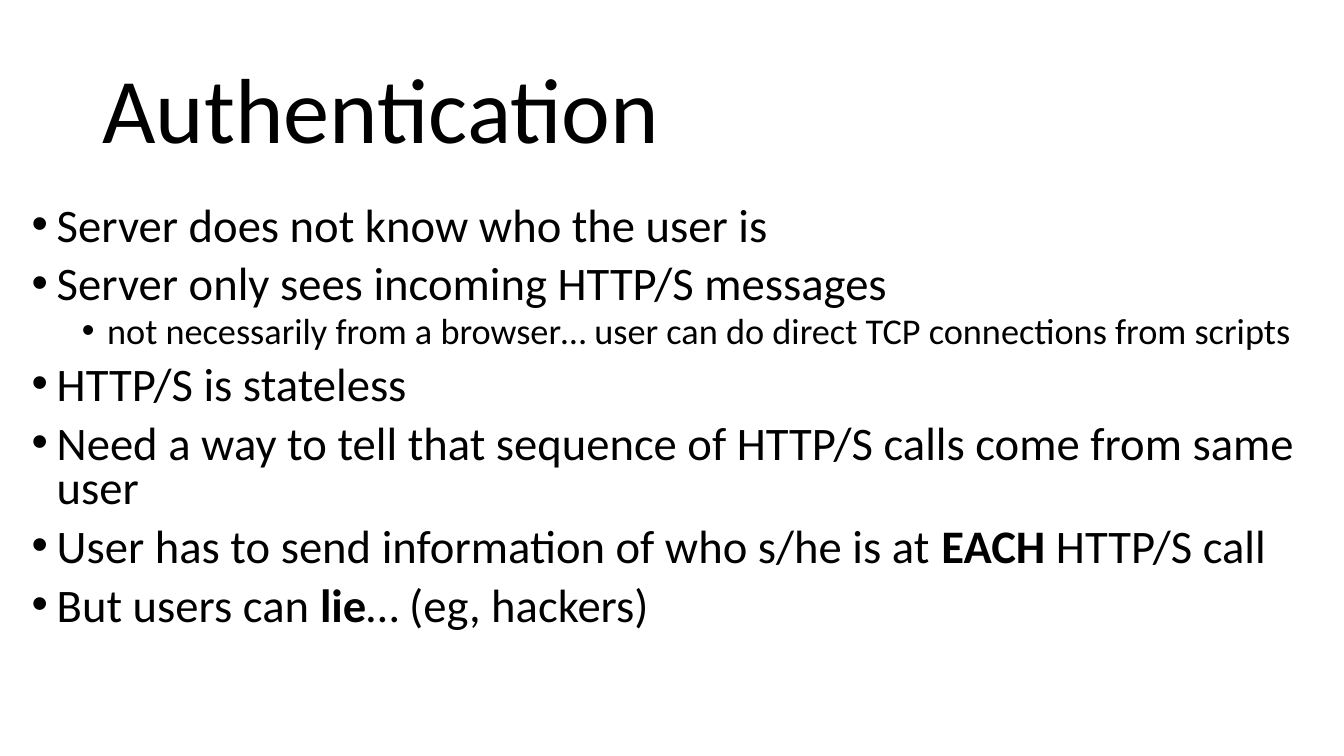
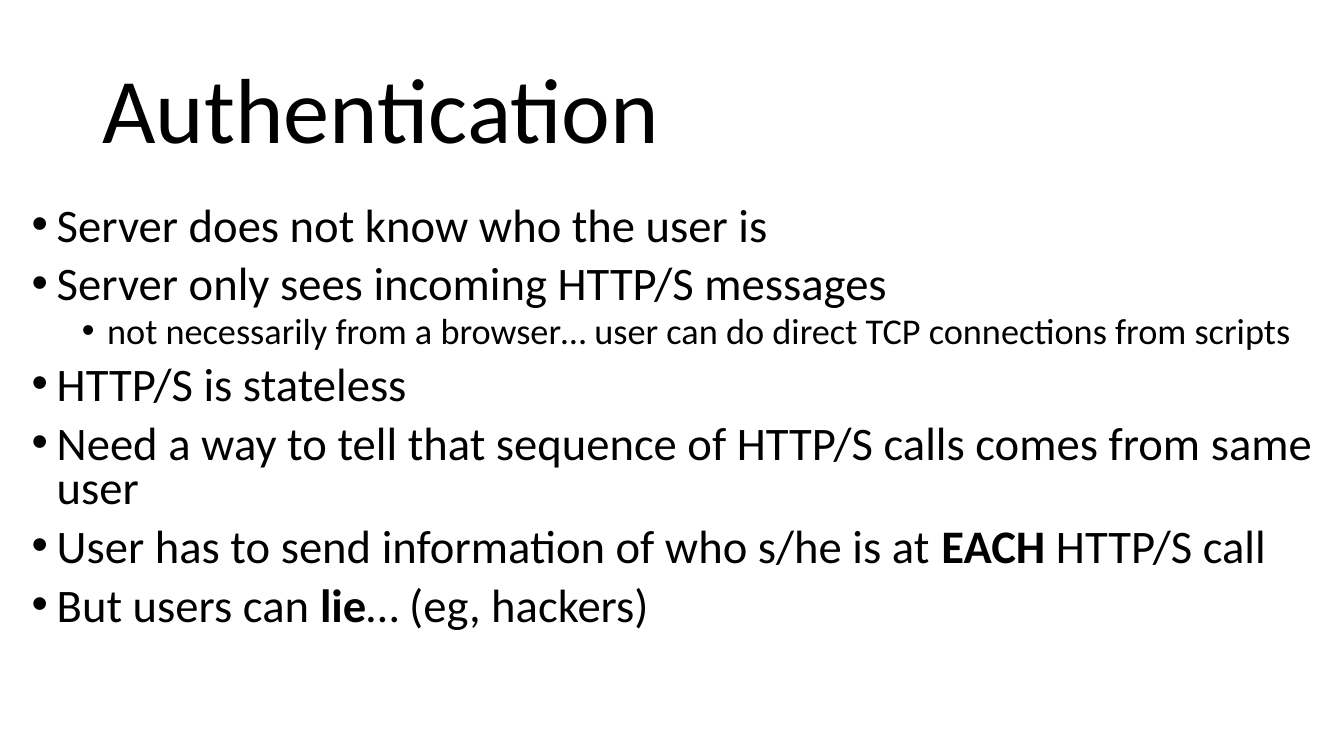
Before and after one commit to arcuri82/testing_security_development_enterprise_systems, a slide deck: slide 3 of doc/advanced/slides/lesson_11.pptx. Drawn at 1344x756 pixels with LibreOffice and Linux fonts; fonts in the diff are those of the drawing. Boxes give left, top, right and bottom in pixels: in the first picture for what was removed or moved away, otherwise in the second. Text is boxed around its words. In the diff, an @@ line names an element or a change of style, - is before the commit and + after.

```diff
--- a/doc/advanced/slides/lesson_11.pptx
+++ b/doc/advanced/slides/lesson_11.pptx
@@ text at (57, 427, 1312, 505): text changed @@
-• Need a way to tell that sequence of HTTP/S calls come from same user
+• Need a way to tell that sequence of HTTP/S calls comes from same user
```
Also in this commit, not shown: 1 slide added, 1 slide removed, 10 other files.
